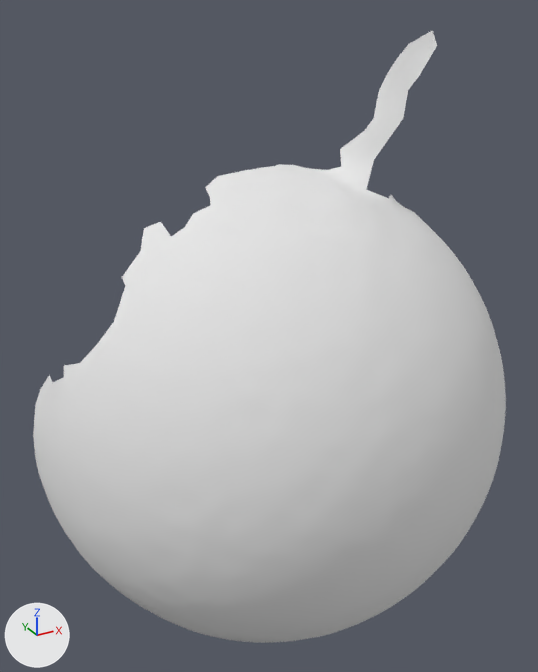
A saved change to the OBJ model res/pendulum_horizontal/Pendulum_horizontal.000048.obj.
Before and after are seen from a 50 mm lens placed at (-392.0, 30.0, 297.0), pointed at (-206.0, 367.0, 128.0). Every picture has the same lights, and +X, +Y and +Z are marked at lower left. Where no turn or scale is listed for an object, it has been applied to the vertices.

Objects in the first picture: 'Pendulum_horizontal.000048'.
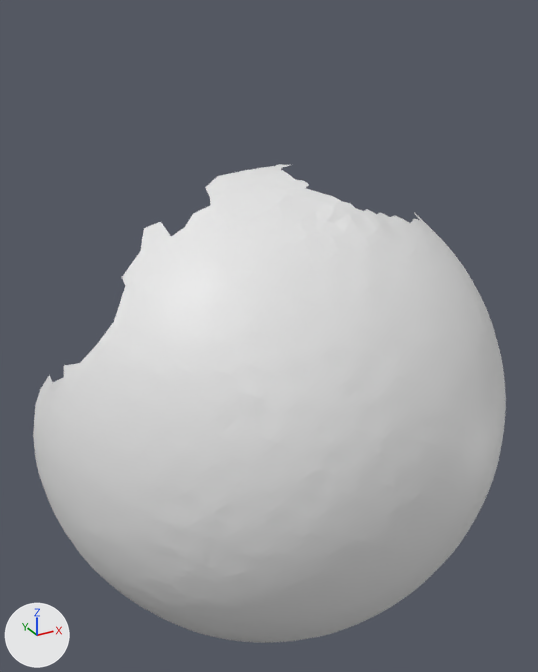
Patch to the scene script:
```diff
--- a/res/pendulum_horizontal/Pendulum_horizontal.000048.obj.py
+++ b/res/pendulum_horizontal/Pendulum_horizontal.000048.obj.py
@@ me_pendulum_horizontal_000048 @@
 # used by ob_pendulum_horizontal_000048; location = (0.0, 0.0, 0.0)
-me_pendulum_horizontal_000048.from_pydata(...)  # 4834 vertices, 9564 faces; spans x -334.0..-53.0, y 261.0..430.0, z -89.0..286.0
-me_pendulum_horizontal_000048.materials.append(mat_pendulum_horizontal_000048)  # white #e7e7e7
+me_pendulum_horizontal_000048.from_pydata(...)  # 4732 vertices, 9357 faces; spans x -334.0..-53.0, y 261.0..430.0, z -89.0..212.0
+# me_pendulum_horizontal_000048 part 1
+# 102 vertices are removed from x -175.0..-109.0, y 353.0..419.0, z 187.0..286.0
+# 207 faces are deleted
```

Pixel boxes (x1, y1, x2, y2) of what changed, in the pictures (538 x 672 px):
'Pendulum_horizontal.000048', reshaped (22% shorter)
    before: (33, 31, 506, 643)
    after: (33, 164, 506, 643)
part 1 of me_pendulum_horizontal_000048, deleted
    before: (281, 31, 437, 223)
